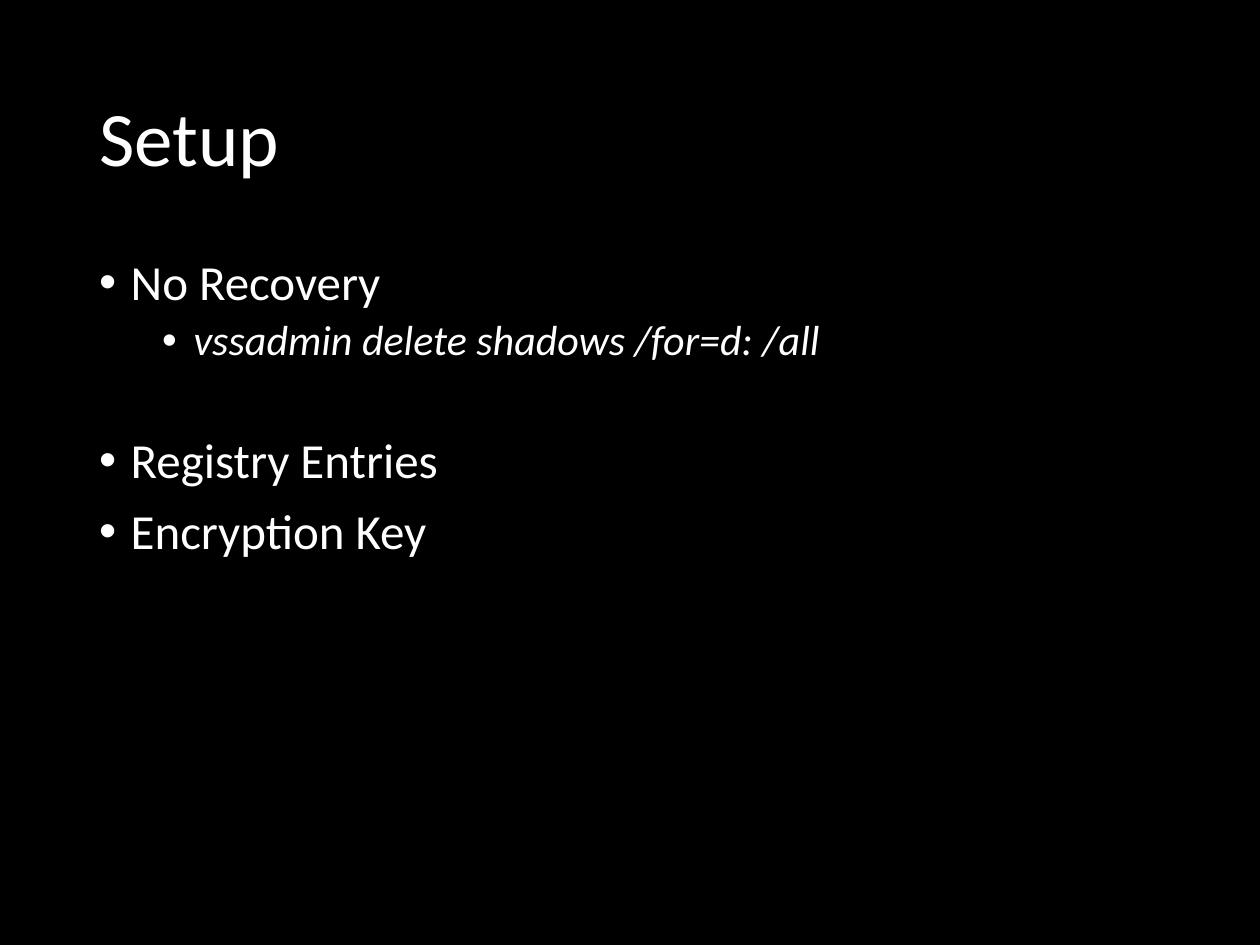
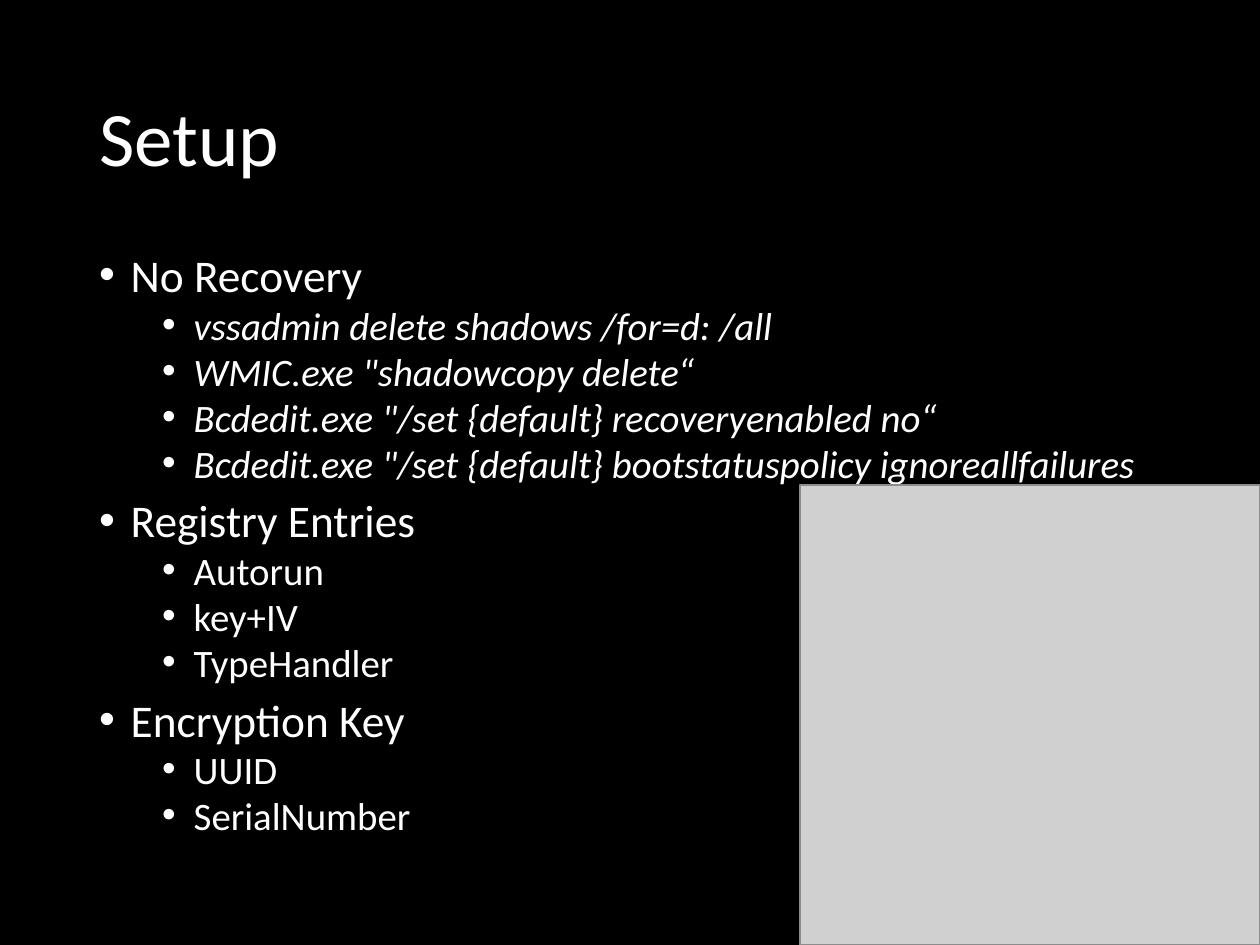
Before and after one commit to sunilkr/null-meet-slides, a slide deck: slide 18 of null-meet-pune-dec-2016-Ransomware-3E.pptx. Drawn at 1260x945 pixels with LibreOffice and Linux fonts; fonts in the diff are those of the drawing; grey boxes stand for pictures; background and template pictures are left out. Boxes give left, top, right and bottom in pixels: in the first picture for what was removed or moved away, otherwise in the second. Text is boxed around its words. In the diff, an @@ line names an element or a change of style, - is before the commit and + after.

Commit message:
Dec 2016 v.1

```diff
--- a/null-meet-pune-dec-2016-Ransomware-3E.pptx
+++ b/null-meet-pune-dec-2016-Ransomware-3E.pptx
@@ text at [131, 263, 772, 745]: size 28 to 25.9 pt in "No Recovery", "Registry Entries", "Encryption Key"; size 24 to 22.2 pt in "vssadmin delete shadows /for=d: /all"; line spacing 0.9 to 0.8 @@
@@ text at [194, 358, 1134, 487]: paragraphs added @@
+  • WMIC.exe "shadowcopy delete“
+  • Bcdedit.exe "/set {default} recoveryenabled no“
+  • Bcdedit.exe "/set {default} bootstatuspolicy ignoreallfailures
@@ picture added at [800, 485, 1260, 945] @@
@@ text at [194, 560, 394, 684]: paragraphs added @@
+  • Autorun
+  • key+IV
+  • TypeHandler
@@ text at [194, 759, 411, 831]: paragraphs added @@
+  • UUID
+  • SerialNumber
```
Also in this commit, not shown: 4 other slides changed, 4 slides added, 3 slides removed.
